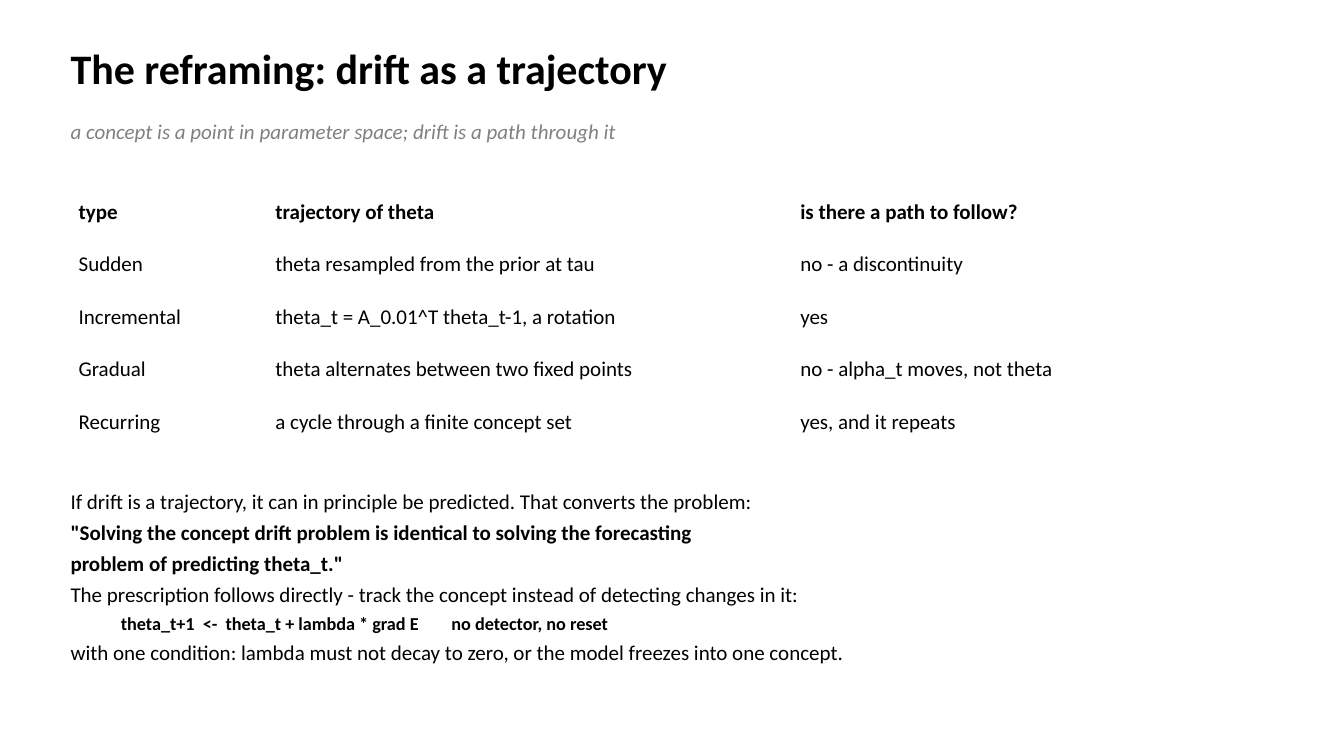
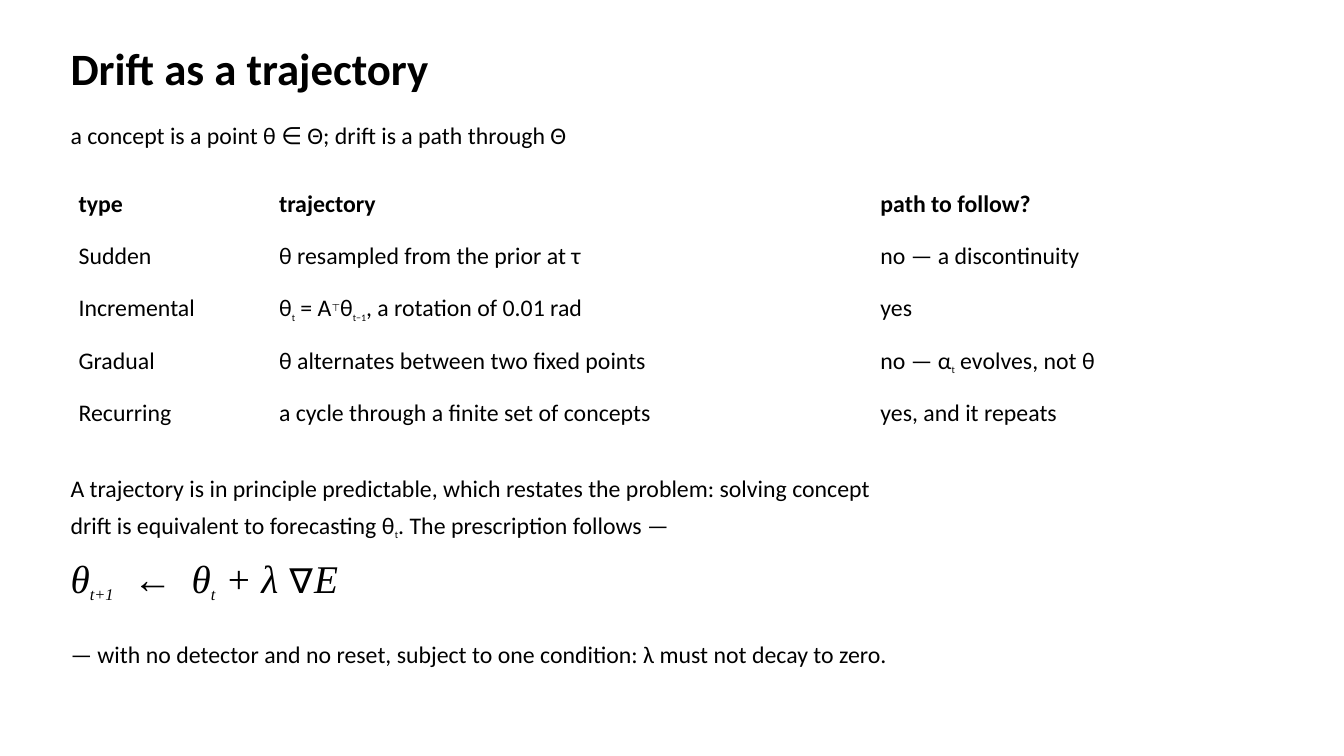
Before and after one commit to phuong0111/time-series-research, a slide deck: slide 14 of data-drift/seminar.pptx. Drawn at 1344x756 pixels with LibreOffice and Linux fonts; fonts in the diff are those of the drawing. Boxes give left, top, right and bottom in pixels: in the first picture for what was removed or moved away, otherwise in the second. Text is boxed around its words. In the diff, an @@ line names an element or a change of style, - is before the commit and + after.

```diff
--- a/data-drift/seminar.pptx
+++ b/data-drift/seminar.pptx
@@ text at (71, 53, 429, 93): text changed; size 30 to 32 pt @@
-The reframing: drift as a trajectory
+Drift as a trajectory
@@ text at (71, 127, 566, 148): text changed; size 15 to 17 pt; text colour #808080 to #000000; italic off @@
-a concept is a point in parameter space; drift is a path through it
+a concept is a point θ ∈ Θ; drift is a path through Θ
@@ table at (71, 187, 1274, 449) @@
-row 1, column 2: trajectory of theta
+row 1, column 2: trajectory
-row 1, column 3: is there a path to follow?
+row 1, column 3: path to follow?
-row 2, column 2: theta resampled from the prior at tau
+row 2, column 2: θ resampled from the prior at τ
-row 2, column 3: no - a discontinuity
+row 2, column 3: no — a discontinuity
-row 3, column 2: theta_t = A_0.01^T theta_t-1, a rotation
+row 3, column 2: θt = A⊤θt−1, a rotation of 0.01 rad
-row 4, column 2: theta alternates between two fixed points
+row 4, column 2: θ alternates between two fixed points
-row 4, column 3: no - alpha_t moves, not theta
+row 4, column 3: no — αt evolves, not θ
-row 5, column 2: a cycle through a finite concept set
+row 5, column 2: a cycle through a finite set of concepts
@@ size 15 to 17 pt in "type", "Sudden", "Incremental", "yes" and 3 more places @@
@@ table: place and size @@
-table at (71, 197, 1273, 459)
+table at (71, 187, 1274, 449)
@@ text at (71, 480, 869, 538): text changed; size 15 to 17 pt @@
-If drift is a trajectory, it can in principle be predicted. That converts the problem:
-"Solving the concept drift problem is identical to solving the forecasting
-problem of predicting theta_t."
-The prescription follows directly - track the concept instead of detecting changes in it:
-  theta_t+1 <- theta_t + lambda * grad E no detector, no reset
-with one condition: lambda must not decay to zero, or the model freezes into one concept.
+A trajectory is in principle predictable, which restates the problem: solving concept
+drift is equivalent to forecasting θt. The prescription follows —
@@ text added at (90, 565, 338, 600), 28 pt, text #000000, italic @@
+θt+1 ← θt + λ ∇E
@@ text added at (97, 646, 886, 667), 17 pt, text #000000 @@
+— with no detector and no reset, subject to one condition: λ must not decay to zero.
```
Also in this commit, not shown: 23 other slides changed, 3 slides added, 3 slides removed, 1 other file.
